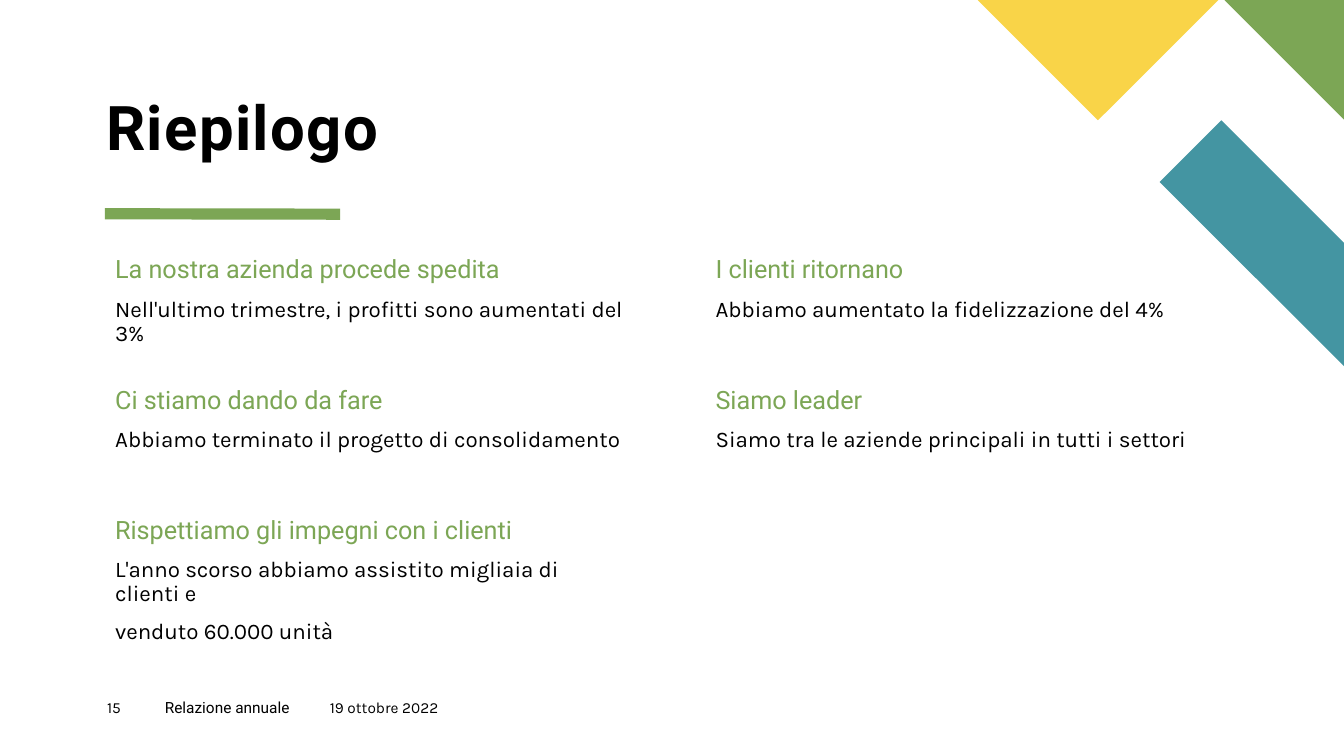
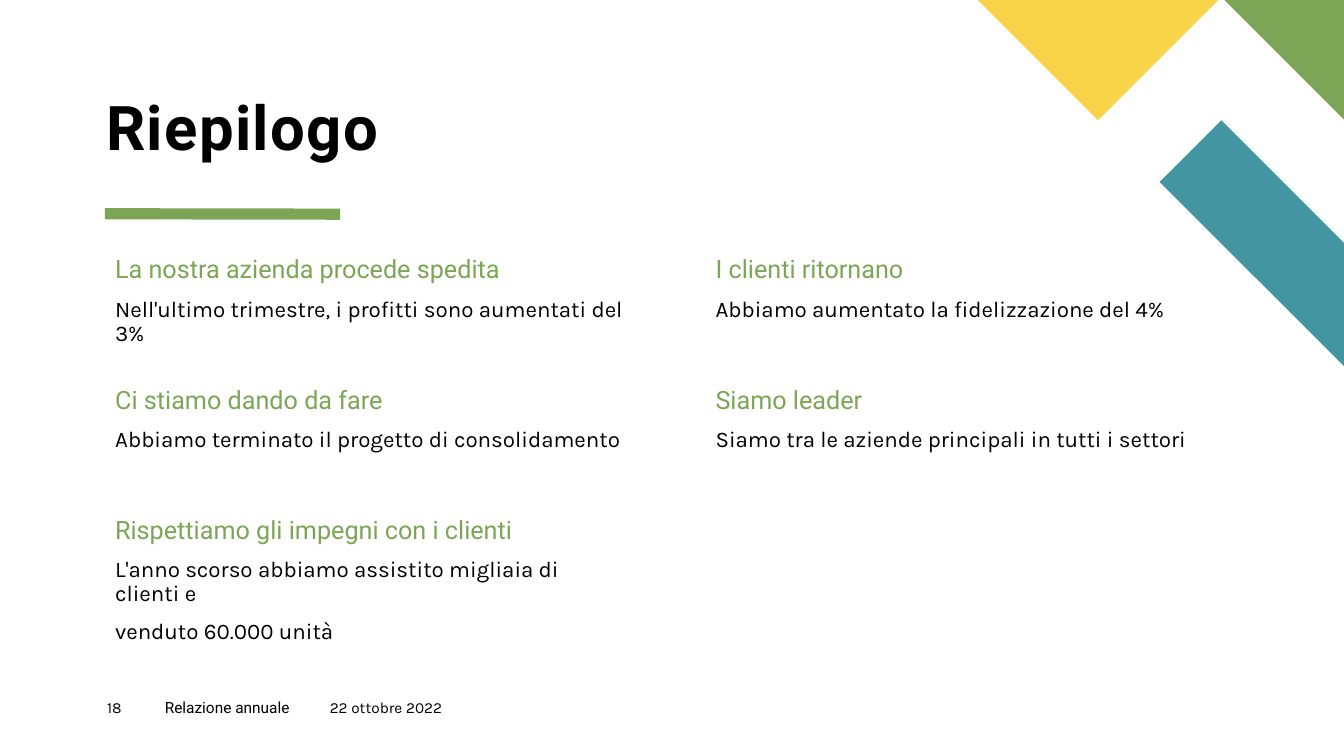
Before and after one commit to GiulioAppetito/Progetto-AMOD-21-22, a slide deck: slide 18 of Presentazione Progetto AMOD.pptx (slide 15 before the commit). Drawn at 1344x756 pixels with LibreOffice and Linux fonts; fonts in the diff are those of the drawing. Boxes give left, top, right and bottom in pixels: in the first picture for what was removed or moved away, otherwise in the second. Text is boxed around its words. In the diff, an @@ line names an element or a change of style, - is before the commit and + after.

```diff
--- a/Presentazione Progetto AMOD.pptx
+++ b/Presentazione Progetto AMOD.pptx
@@ page number at bbox=[107, 703, 122, 713]: text changed @@
-15
+18
@@ text at bbox=[330, 702, 442, 713]: text changed @@
-19 ottobre 2022
+22 ottobre 2022
```
Also in this commit, not shown: 10 other slides changed, 5 slides added, 2 slides removed, 1 other file.
